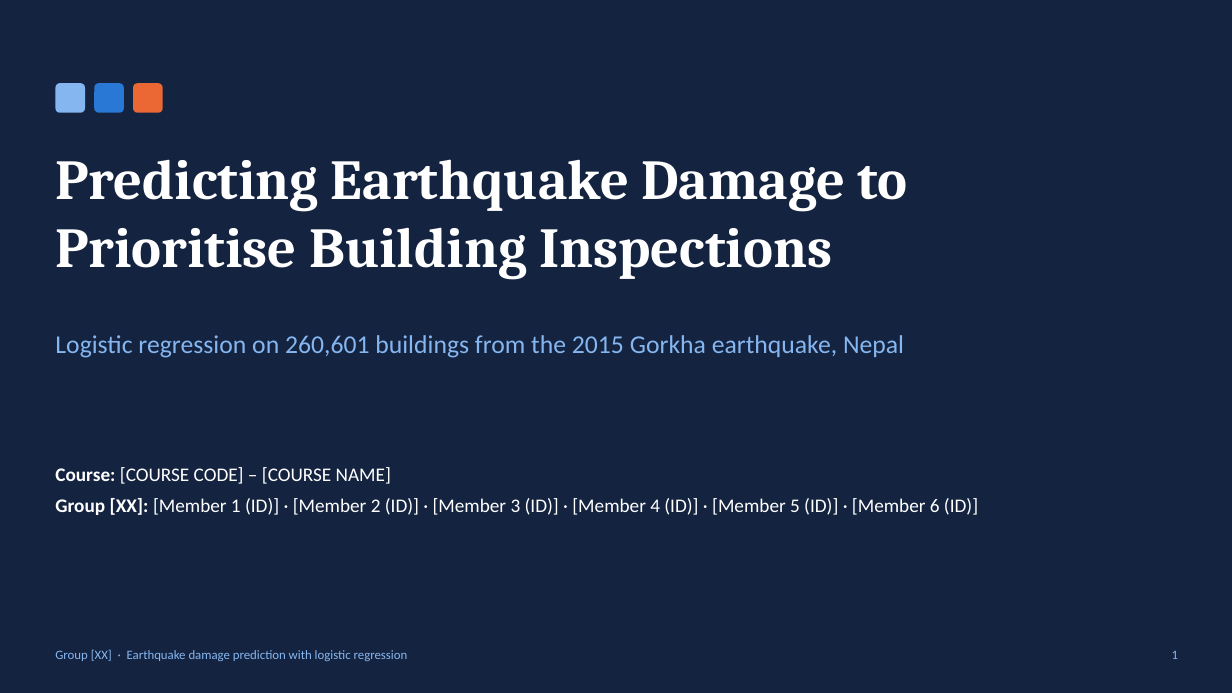
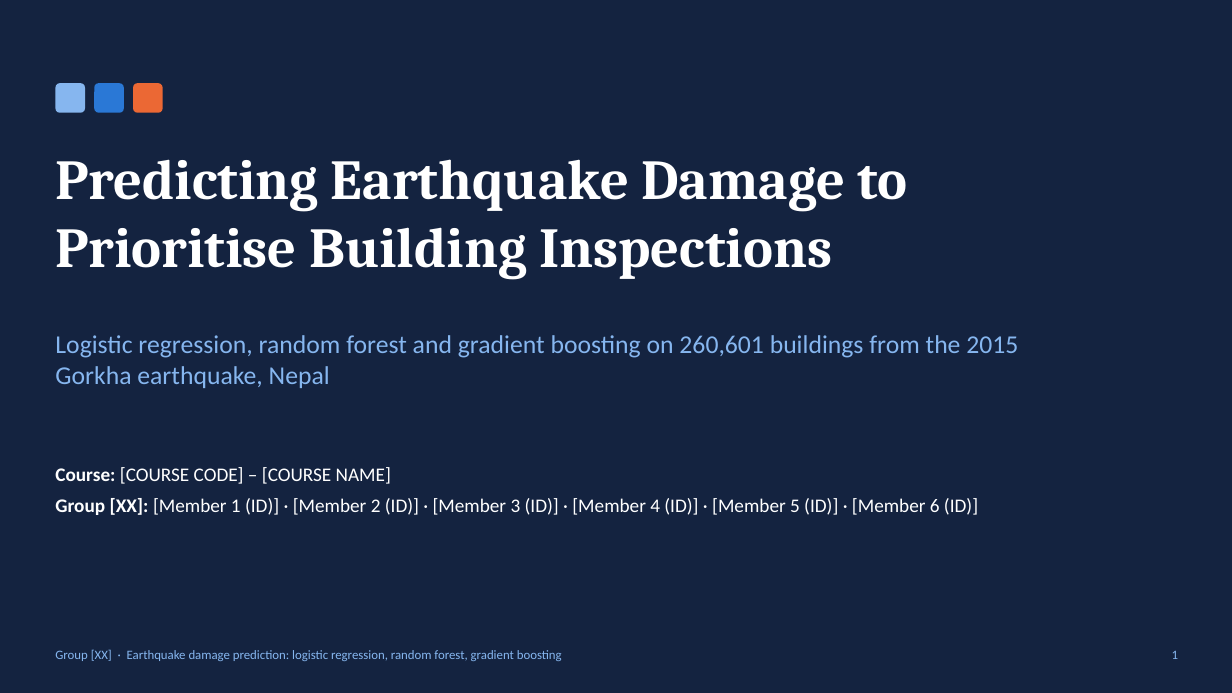
Before and after one commit to watersalamander/MH6810-Python-Project, a slide deck: slide 1 of slides/presentation.pptx. Drawn at 1232x693 pixels with LibreOffice and Linux fonts; fonts in the diff are those of the drawing. Boxes give left, top, right and bottom in pixels: in the first picture for what was removed or moved away, otherwise in the second. Text is boxed around its words. In the diff, an @@ line names an element or a change of style, - is before the commit and + after.

```diff
--- a/slides/presentation.pptx
+++ b/slides/presentation.pptx
@@ text at <box>55,335,1018,388</box>: text changed @@
-Logistic regression on 260,601 buildings from the 2015 Gorkha earthquake, Nepal
+Logistic regression, random forest and gradient boosting on 260,601 buildings from the 2015 Gorkha earthquake, Nepal
@@ text at <box>55,649,562,661</box>: text changed @@
-Group [XX] · Earthquake damage prediction with logistic regression
+Group [XX] · Earthquake damage prediction: logistic regression, random forest, gradient boosting
```
Also in this commit, not shown: 13 other slides changed, 2 slides added, 1 slide removed, 22 other files.
